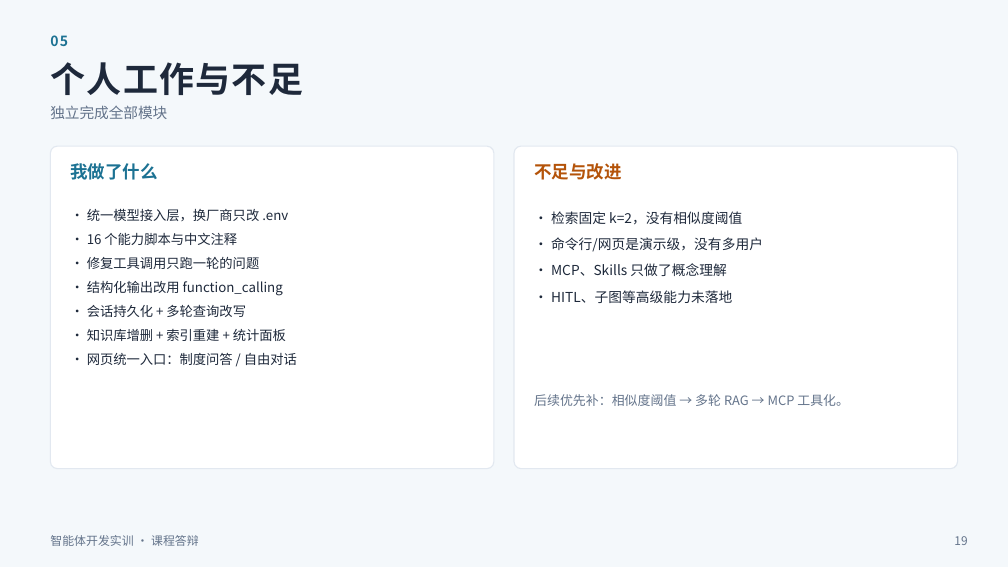
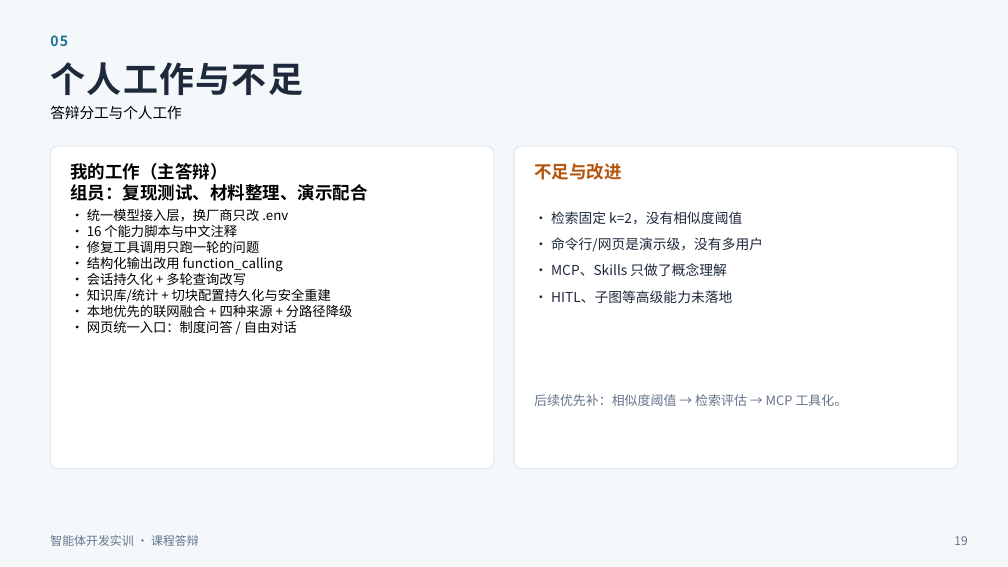
Before and after one commit to 1y1-dotcom/--langchain, a slide deck: slide 19 of 答辩PPT.pptx. Drawn at 1008x567 pixels with LibreOffice and Linux fonts; fonts in the diff are those of the drawing. Boxes give left, top, right and bottom in pixels: in the first picture for what was removed or moved away, otherwise in the second. Text is boxed around its words. In the diff, an @@ line names an element or a change of style, - is before the commit and + after.

```diff
--- a/答辩PPT.pptx
+++ b/答辩PPT.pptx
@@ text at (x1=50, y1=105, x2=181, y2=119): text changed; text colour #64748B to #000000 @@
-独立完成全部模块
+答辩分工与个人工作
@@ text at (x1=71, y1=163, x2=368, y2=201): text changed; text colour #1C7293 to #000000 @@
-我做了什么
+我的工作（主答辩）
+组员：复现测试、材料整理、演示配合
@@ text at (x1=87, y1=208, x2=297, y2=333): text colour #1E293B to #000000 in "· 统一模型接入层，换厂商只改 .env", "· 16 个能力脚本与中文注释", "· 修复工具调用只跑一轮的问题", "· 结构化输出改用 function_calling" and 2 more places; line spacing 1.5 to 1 @@
@@ text at (x1=87, y1=289, x2=352, y2=317): text changed; text colour #1E293B to #000000 @@
-· 知识库增删 + 索引重建 + 统计面板
+· 知识库/统计 + 切块配置持久化与安全重建
+· 本地优先的联网融合 + 四种来源 + 分路径降级
@@ text at (x1=534, y1=394, x2=848, y2=406): text changed @@
-后续优先补：相似度阈值 → 多轮 RAG → MCP 工具化。
+后续优先补：相似度阈值 → 检索评估 → MCP 工具化。
```
Also in this commit, not shown: 11 other slides changed, 12 other files.
